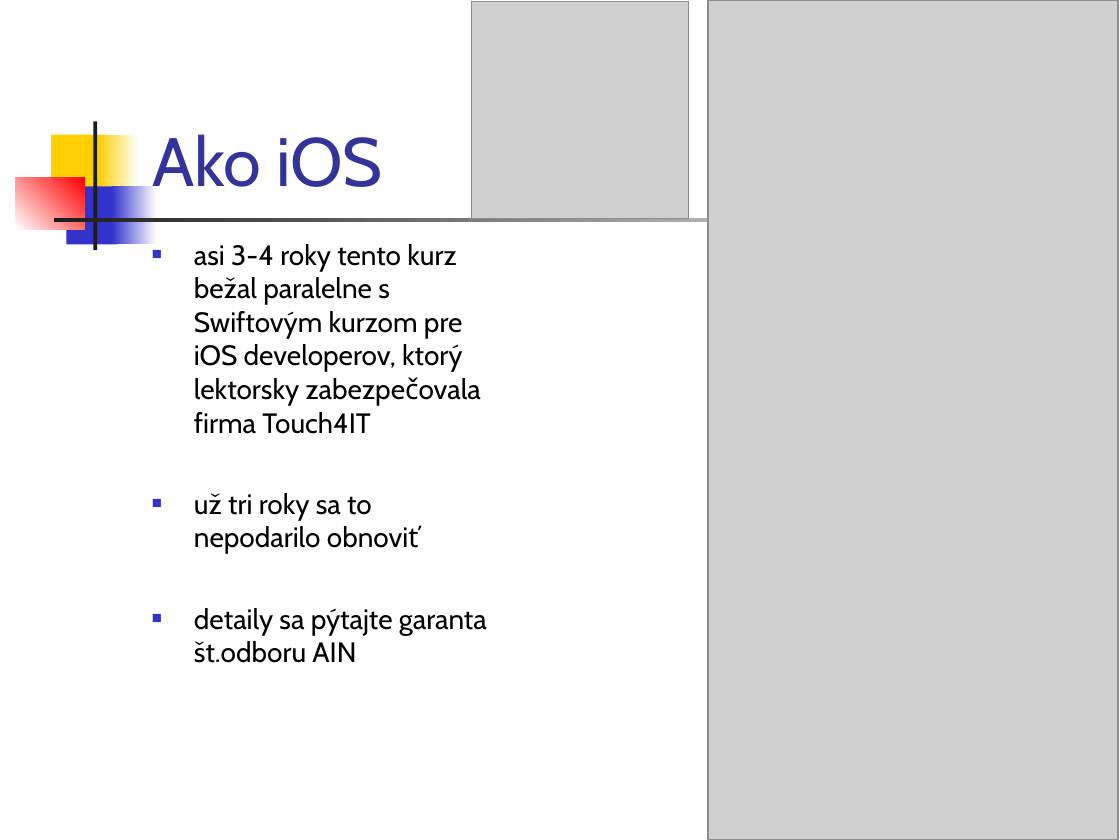
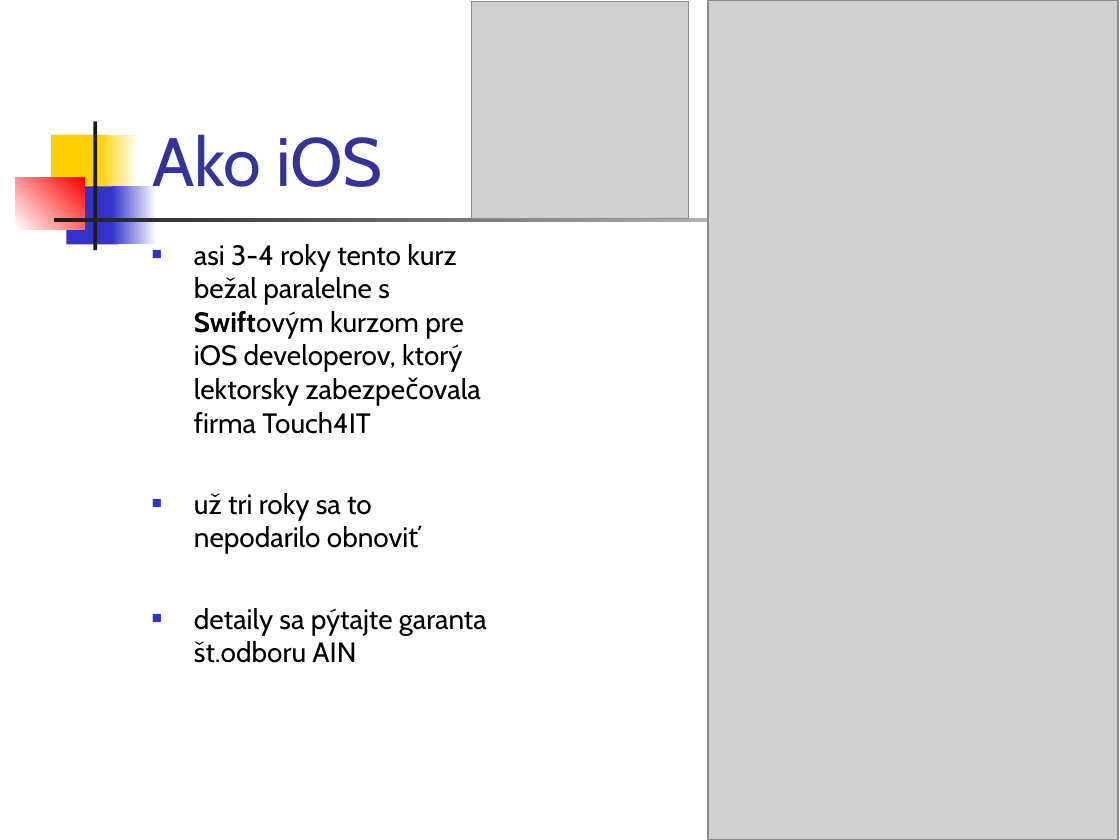
Before and after one commit to vmandro/Prednasky, a slide deck: slide 2 of 00/Uvod.ppt. Drawn at 1120x840 pixels with LibreOffice and Linux fonts; fonts in the diff are those of the drawing; grey boxes stand for pictures. Boxes give left, top, right and bottom in pixels: in the first picture for what was removed or moved away, otherwise in the second. Text is boxed around its words. In the diff, an @@ line names an element or a change of style, - is before the commit and + after.

```diff
--- a/00/Uvod.ppt
+++ b/00/Uvod.ppt
@@ text at (194,244,464,434): bold on in "Swiftovým" @@
```
Also in this commit, not shown: 1 other slide changed, 2 slides added, 1 slide removed, 4 other files.
